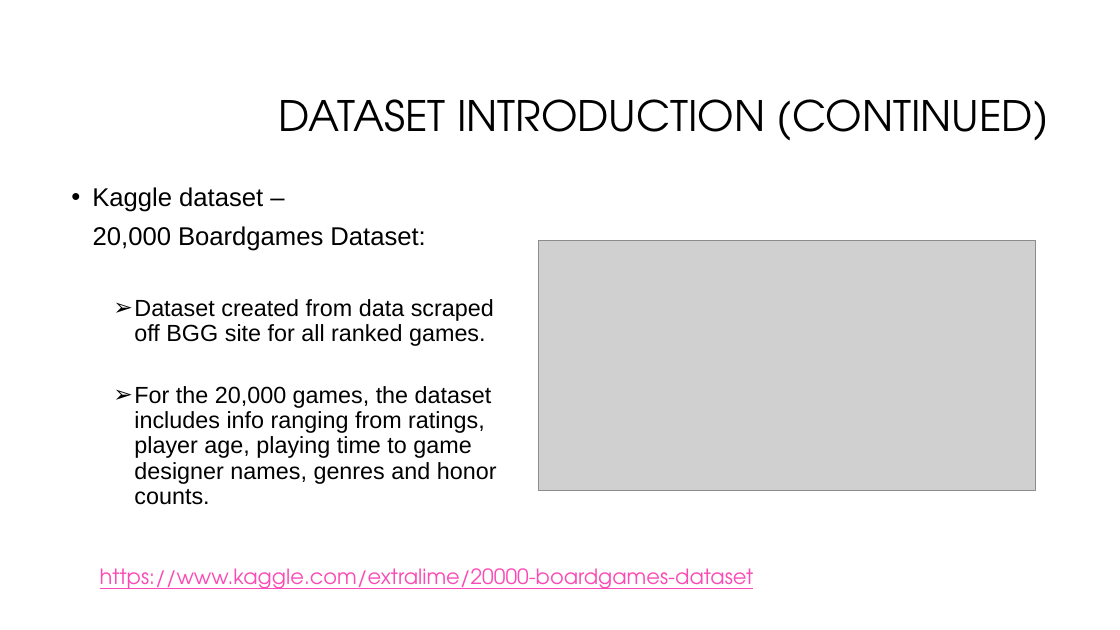
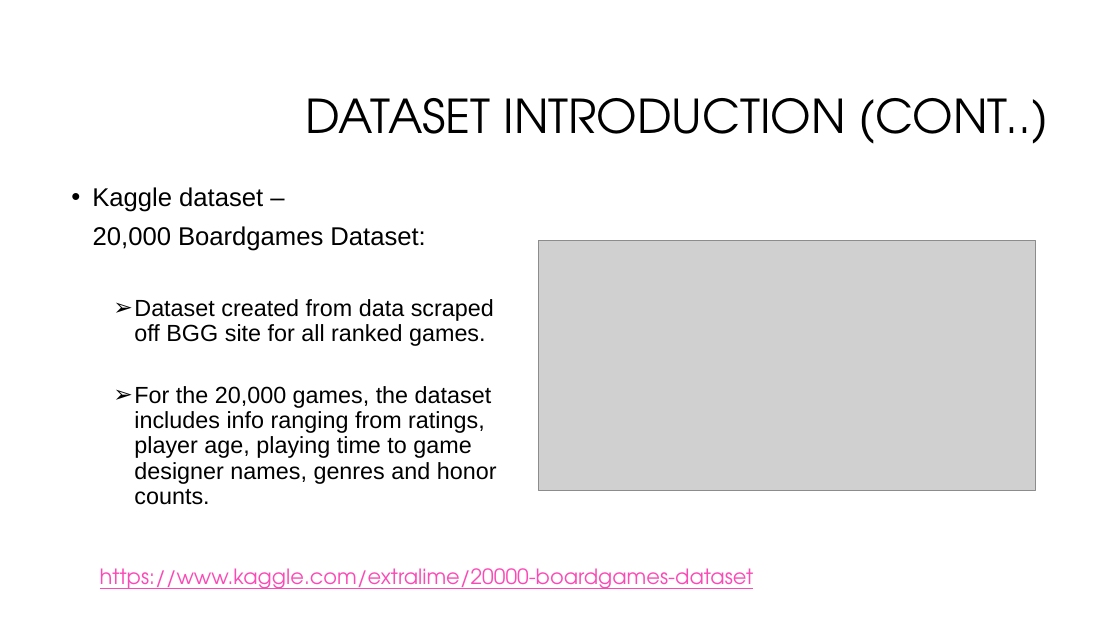
Before and after one commit to suhitasva/Python_EDA_Project_SVA, a slide deck: slide 5 of Boardgame_analysis_presentation.pptx. Drawn at 1120x630 pixels with LibreOffice and Linux fonts; fonts in the diff are those of the drawing; grey boxes stand for pictures; background and template pictures are left out. Boxes give left, top, right and bottom in pixels: in the first picture for what was removed or moved away, otherwise in the second. Text is boxed around its words. In the diff, an @@ line names an element or a change of style, - is before the commit and + after.

```diff
--- a/Boardgame_analysis_presentation.pptx
+++ b/Boardgame_analysis_presentation.pptx
@@ title at <box>305,98,1049,144</box>: text changed; size 36 to 40 pt @@
-DATASET INTRODUCTION (CONTINUED)
+DATASET INTRODUCTION (CONT..)
```
Also in this commit, not shown: 1 other slide changed, 10 slides added, 1 slide removed.
